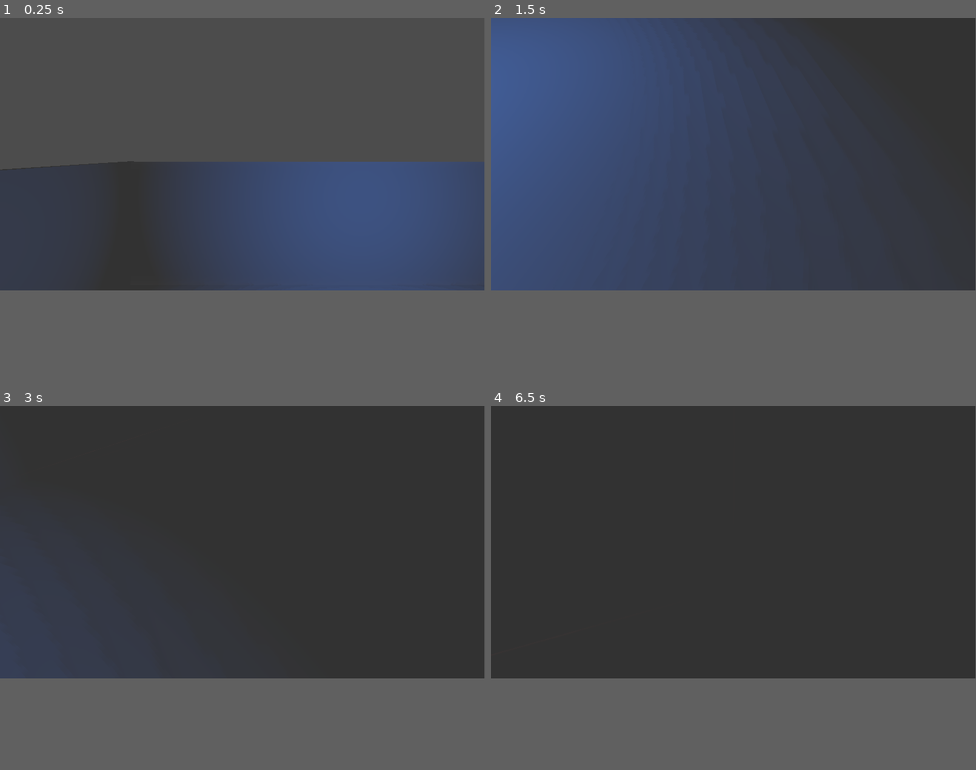
Above: before the commit, frames 1-4 (two rows, left to right).
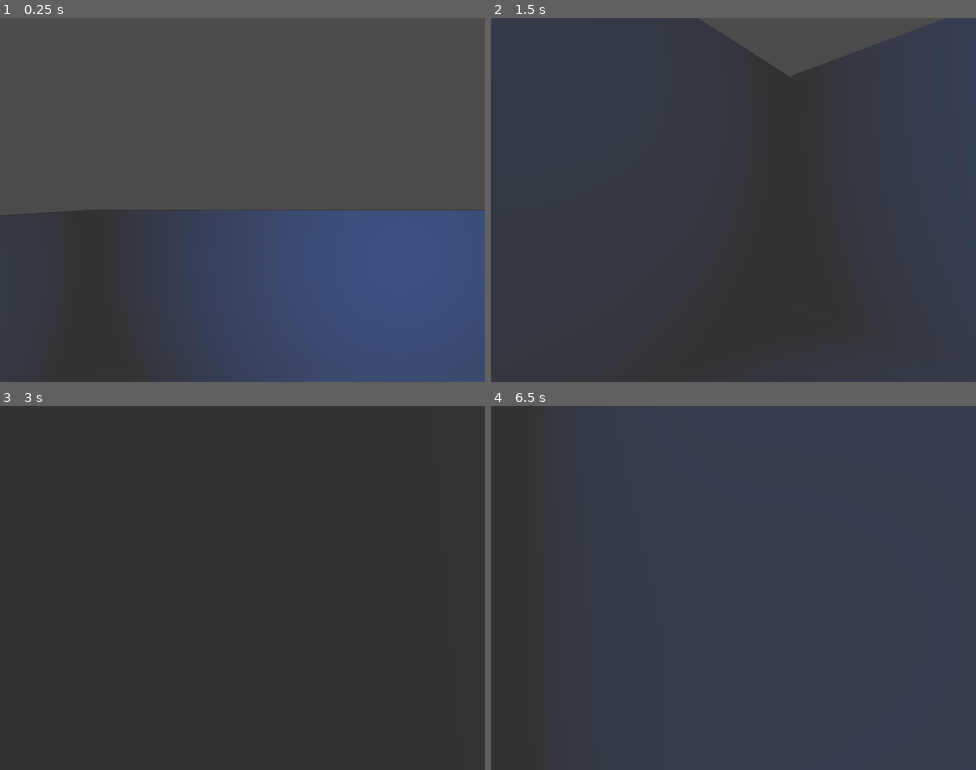
Above: after the commit, the same moments.

Repository: thoced/HorrorShow
Game: Godot game, scene res://Scenes/Spatial.tscn
Two runs of this game, one before a commit and one after it. Both use one fixed random seed, a clock stepped at 60 frames per second and the inputs below. This scene is started directly instead of the project's main scene.
Inputs (mouse positions are in pixels of both pictures, inside the frame that each line leads up to):
- Up to frame 1 (0.25 s): no input
- Up to frame 2 (1.5 s): tap Enter (ui_accept) at 0.5, 0.77 s; move the mouse to (757, 152) at 0.52 s; hold Z 0.53-1.28 s; hold Up from 0.53 s (still down); move the mouse to (709, 156) at 1.27 s; tap Q at 1.35 s
- Up to frame 3 (3 s): keep holding Up; tap Enter (ui_accept) at 1.52, 2.75 s; move the mouse to (252, 537) at 2.02 s; hold Z 2.03-2.78 s; move the mouse to (237, 547) at 2.77 s; tap Q at 2.85 s
- Up to frame 4 (6.5 s): tap Enter (ui_accept) at 3.02, 3.77, 4.25, 4.52, 5, 5.75, 6.02 s; move the mouse to (767, 544) at 3.52 s; hold Z 3.53-4.28 s; move the mouse to (694, 540) at 4.27 s; tap Q at 4.35, 5.85 s; move the mouse to (738, 540) at 5.02 s; hold Z 5.03-5.78 s; move the mouse to (714, 537) at 5.77 s; release Up at 5.78 s; hold Right from 5.78 s (still down)
In our replay, the window is 799x449 before the commit and 800x600 after it. These sizes can differ from the game's own. Grey fills any space a smaller window leaves; there, only what the larger window draws over its background counts as a difference.

The runs differ from the first frame. In frame 1, 25% of the frame differs, in the area x 0-100%, y 0-100%; in frame 2, 55%; in frame 3, 3.8%; in frame 4, 56%.

Commit message:
ajout message porte

Diff:
--- a/Scripts/door.gd
+++ b/Scripts/door.gd
@@ -19,6 +19,7 @@
 	bodyAction = get_node(bodyActionPath)
 	var r : Array
 	r.append(self)
+	r.append("Ouvrir la porte")
 	$Area.connect("body_entered",bodyAction,"_on_action",r)
 	$Area.connect("body_exited",bodyAction,"_on_close",r)
 
--- a/Scripts/pick.gd
+++ b/Scripts/pick.gd
@@ -12,8 +12,8 @@
 func _ready():
 	camera = get_node("Player/Camera")
 	monster = get_node("/root/Spatial/monster")
-	OS.window_size = Vector2(1920,1080)
-	OS.window_fullscreen = true
+	OS.window_size = Vector2(800,600)
+	OS.window_fullscreen = false
 
 
 func _input(event):
@@ -29,13 +29,14 @@
 			if result.size() != 0 and monster != null:
 				monster.setTargetPosition(result["position"])
 
-func _on_action(value,value2):
+func _on_action(value,value2,value3):
 	if value == $Player:
 		print("Joueur Door: " , value )
 		print("value 2: ", value2)
+		print(value3)
 		value2.open()
 
-func _on_close(value,value2):
+func _on_close(value,value2,value3):
 	if value == $Player:
 		value2.close()
 # Called every frame. 'delta' is the elapsed time since the previous frame.
Not shown: 2 places in Scenes/door.tscn that only renumber resources
